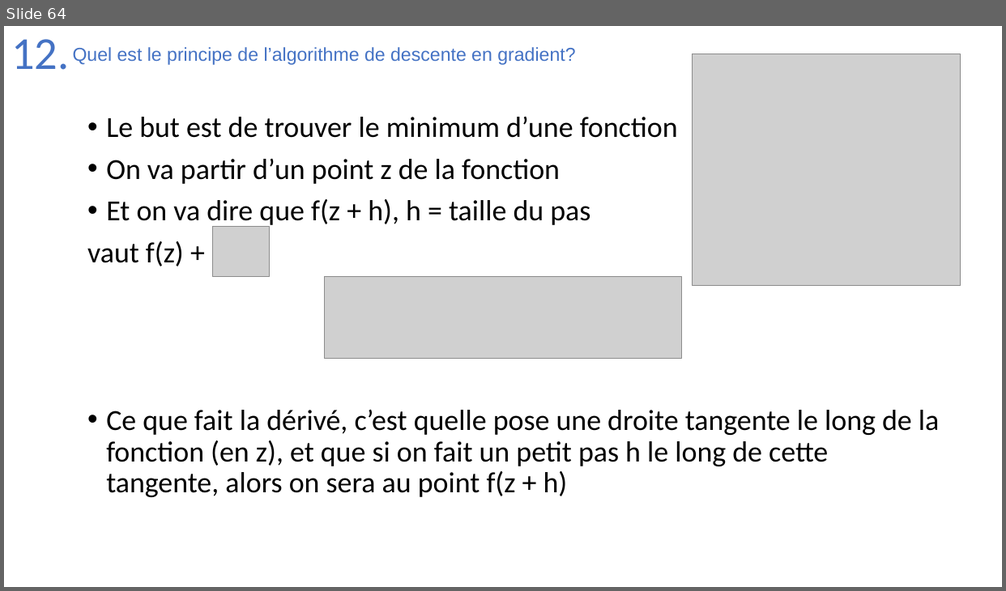
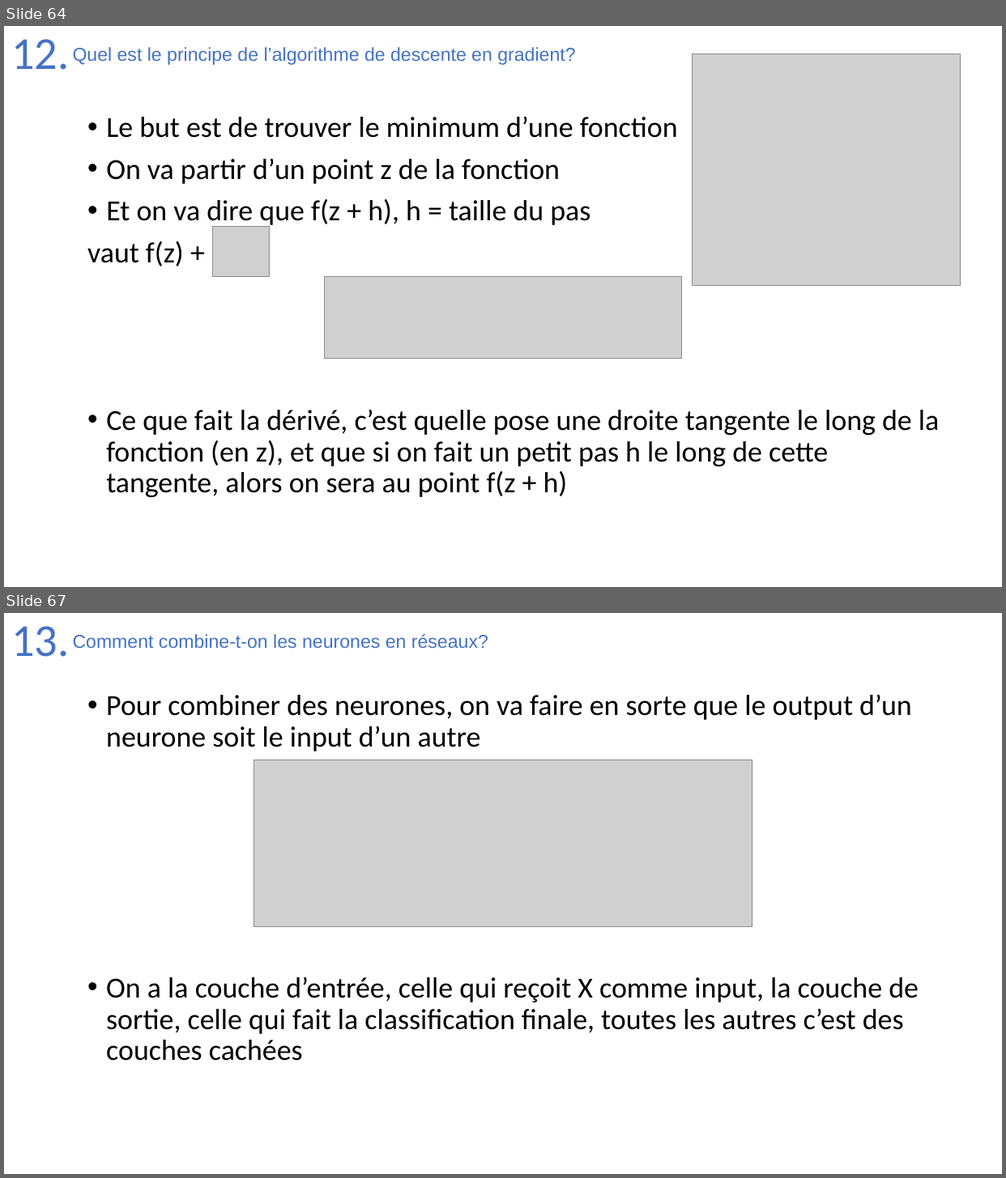
Before and after one commit to Joao-Quinta/Uni3eme, a slide deck: intelligenceArtificielle/Intelligence_artificielle_exam.pptx. Shown one above the other, each under a label of ours: slide 64 before the commit, slides 64 and 67 after it; the slides between them are not shown. The pictures are 1006x591 and 1006x1178 pixels, drawn with LibreOffice and Linux fonts; fonts in the diff are those of the drawing; grey boxes stand for pictures. Boxes give left, top, right and bottom in pixels: in the first picture for what was removed or moved away, otherwise in the second. Text is boxed around its words. In the diff, an @@ line names an element or a change of style, - is before the commit and + after.

```diff
--- a/intelligenceArtificielle/Intelligence_artificielle_exam.pptx
+++ b/intelligenceArtificielle/Intelligence_artificielle_exam.pptx
@@ slide 67 added at (x1=4, y1=613, x2=1002, y2=1174), background #FFFFFF @@
@@ title added at (x1=11, y1=626, x2=69, y2=657), 44 pt, text #4472C4 @@
+13.
@@ text added at (x1=73, y1=634, x2=488, y2=648), 18 pt, text #4472C4 @@
+Comment combine-t-on les neurones en réseaux?
@@ text added at (x1=106, y1=695, x2=918, y2=1061), 28 pt, text #000000 @@
+• Pour combiner des neurones, on va faire en sorte que le output d’un neurone soit le input d’un autre
+• On a la couche d’entrée, celle qui reçoit X comme input, la couche de sortie, celle qui fait la classification finale, toutes les autres c’est des couches cachées
@@ picture added at (x1=253, y1=760, x2=752, y2=927) @@
```
Also in this commit, not shown: 3 slides changed, 2 other slides added.
